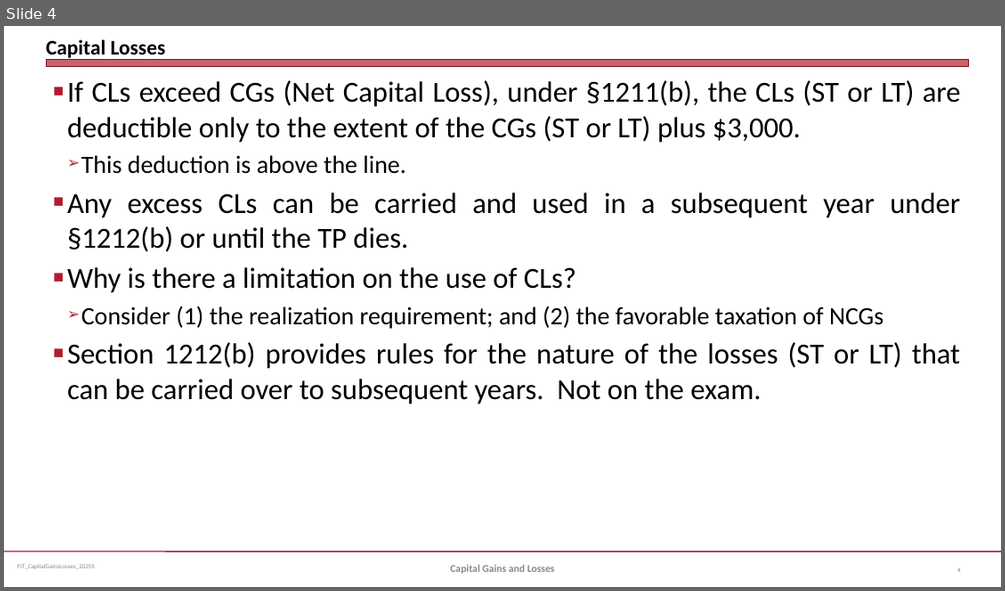
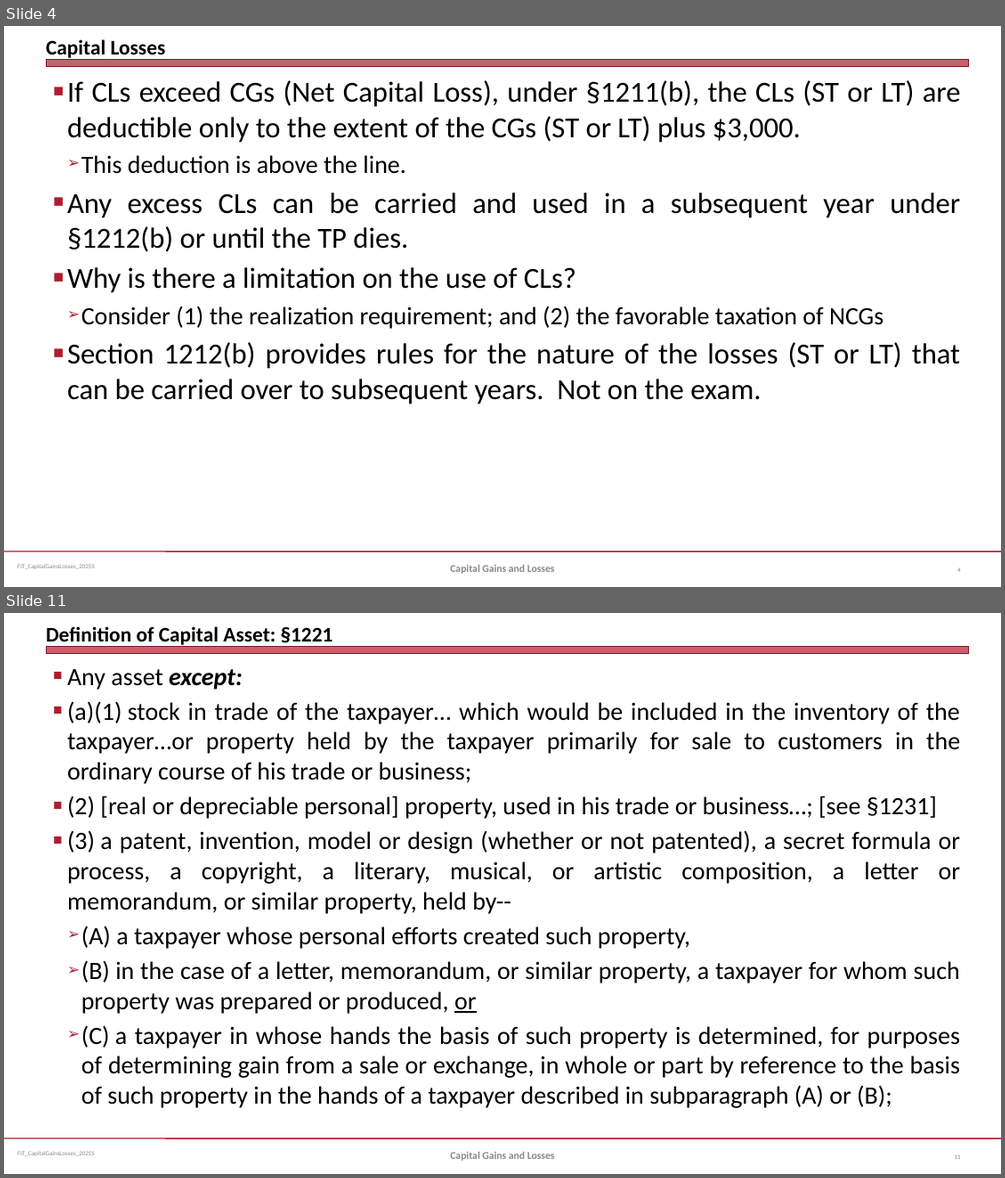
Before and after one commit to jmc877/Fed-Income-Tax, a slide deck: slides/FIT_CapitalGainsLosses_2025S.pptx. Shown one above the other, each under a label of ours: slide 4 before the commit, slides 4 and 11 after it; the slides between them are not shown. The pictures are 1005x591 and 1005x1178 pixels, drawn with LibreOffice and Linux fonts; fonts in the diff are those of the drawing. Boxes give left, top, right and bottom in pixels: in the first picture for what was removed or moved away, otherwise in the second. Text is boxed around its words. In the diff, an @@ line names an element or a change of style, - is before the commit and + after.

```diff
--- a/slides/FIT_CapitalGainsLosses_2025S.pptx
+++ b/slides/FIT_CapitalGainsLosses_2025S.pptx
@@ slide 11 added at (4,613,1001,1174), background #FFFFFF; not listed: 3 template elements that a slide beside it also shows @@
@@ title added at (46,626,333,647), 20 pt, text #000000, bold @@
+Definition of Capital Asset: §1221
@@ text added at (67,669,961,1108), 24 pt, text #000000 @@
+■ Any asset except:
+■ (a)(1) stock in trade of the taxpayer… which would be included in the inventory of the taxpayer…or property held by the taxpayer primarily for sale to customers in the ordinary course of his trade or business;
+■ (2) [real or depreciable personal] property, used in his trade or business…; [see §1231]
+■ (3) a patent, invention, model or design (whether or not patented), a secret formula or process, a copyright, a literary, musical, or artistic composition, a letter or memorandum, or similar property, held by--
+  ➢ (A) a taxpayer whose personal efforts created such property,
+  ➢ (B) in the case of a letter, memorandum, or similar property, a taxpayer for whom such property was prepared or produced, or
+  ➢ (C) a taxpayer in whose hands the basis of such property is determined, for purposes of determining gain from a sale or exchange, in whole or part by reference to the basis of such property in the hands of a taxpayer described in subparagraph (A) or (B);
@@ text added at (450,1151,555,1160), 10 pt, text #898989, bold @@
+Capital Gains and Losses
@@ page number added at (955,1154,961,1159), 6 pt, text #808080 @@
+11
```
Also in this commit, not shown: 4 slides changed, 3 other slides added, 15 slides removed.
